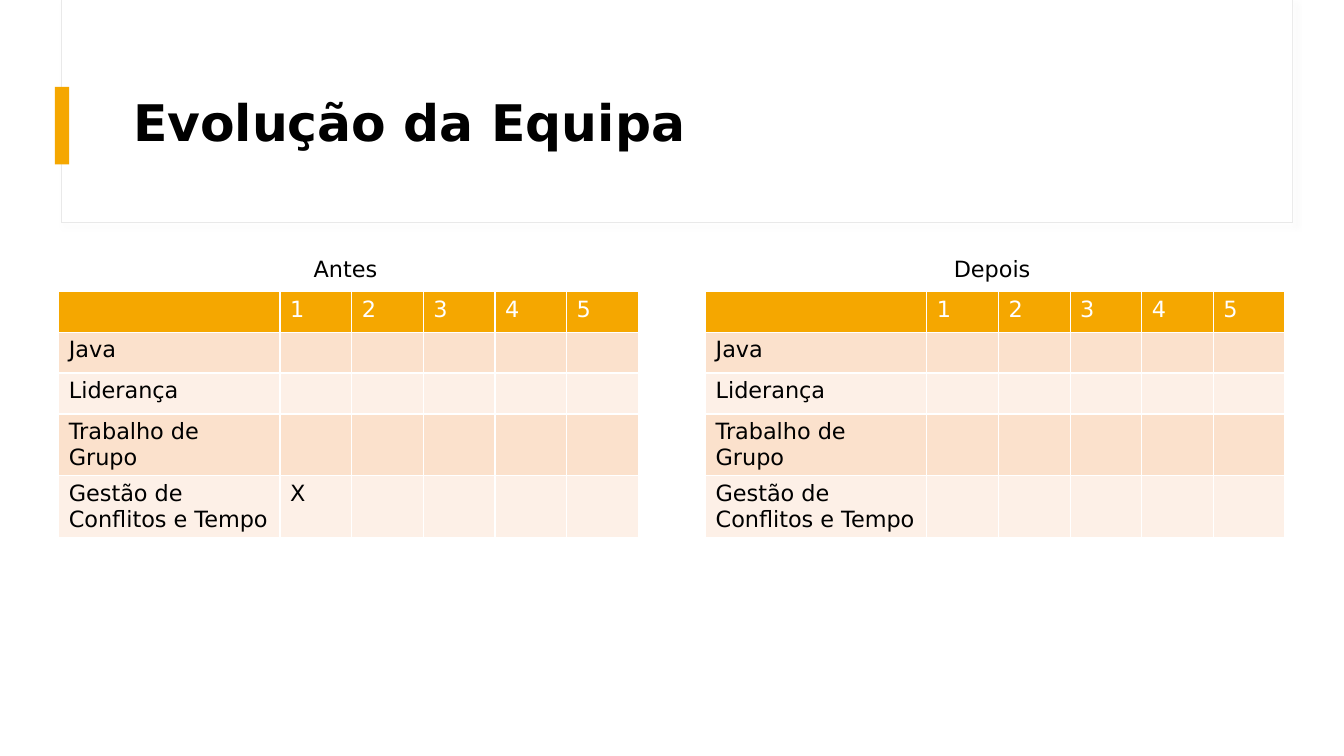
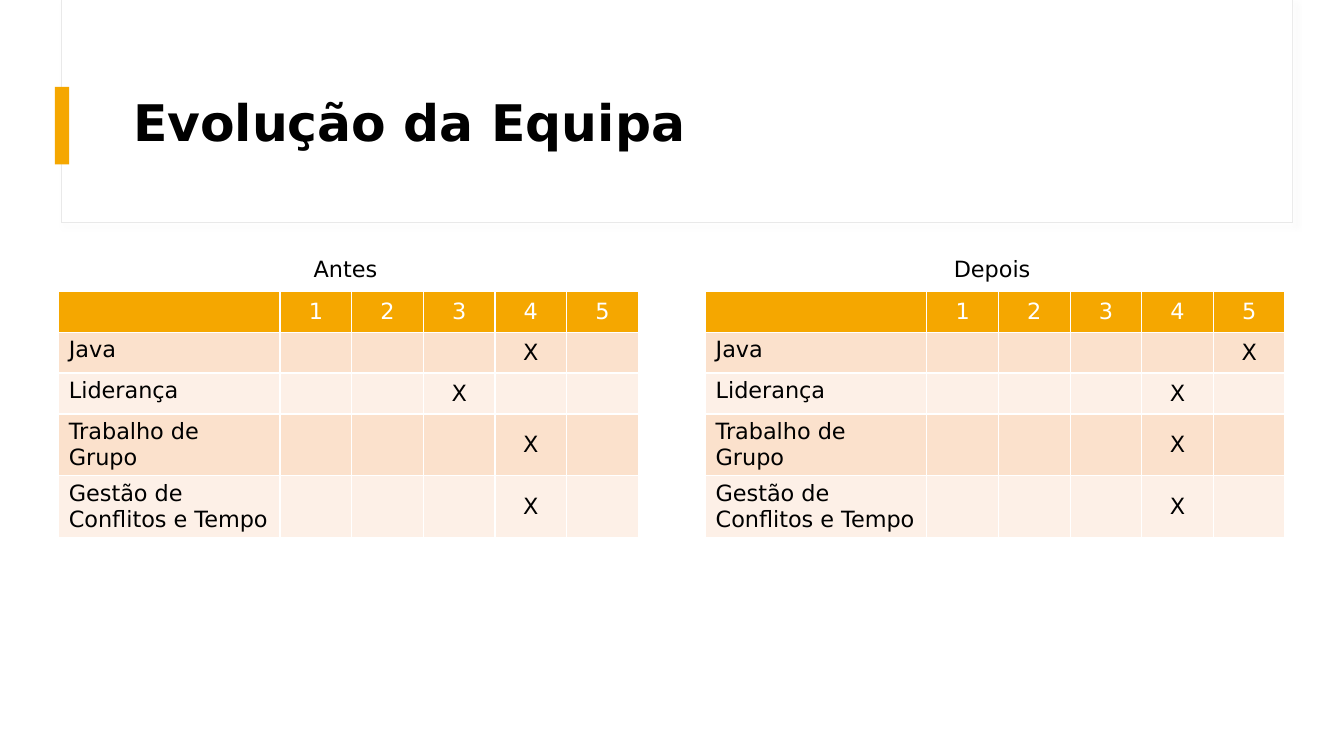
Before and after one commit to pedrolemos4/LAPR4, a slide deck: slide 10 of docs/Apresentação/US9002_Apresentação.pptx. Drawn at 1344x756 pixels with LibreOffice and Linux fonts; fonts in the diff are those of the drawing. Boxes give left, top, right and bottom in pixels: in the first picture for what was removed or moved away, otherwise in the second. Text is boxed around its words. In the diff, an @@ line names an element or a change of style, - is before the commit and + after.

```diff
--- a/docs/Apresentação/US9002_Apresentação.pptx
+++ b/docs/Apresentação/US9002_Apresentação.pptx
@@ table at <box>58,291,638,541</box> @@
-row 2, column 5: 
+row 2, column 5: X
-row 3, column 4: 
+row 3, column 4: X
-row 4, column 5: 
+row 4, column 5: X
-row 5, column 2: X
+row 5, column 2: 
-row 5, column 5: 
+row 5, column 5: X
@@ alignment left to centre @@
@@ table at <box>706,291,1286,541</box> @@
-row 2, column 6: 
+row 2, column 6: X
-row 3, column 5: 
+row 3, column 5: X
-row 4, column 5: 
+row 4, column 5: X
-row 5, column 5: 
+row 5, column 5: X
@@ alignment left to centre @@
```
Also in this commit, not shown: 8 other slides changed, 1 slide added.
